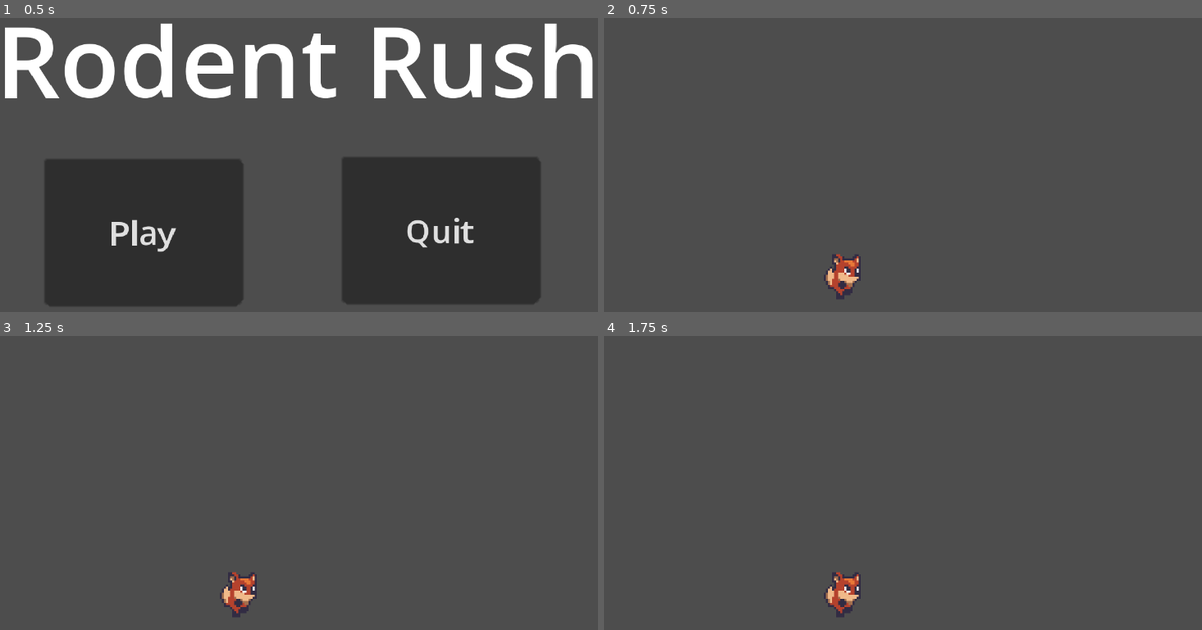
Above: before the commit, frames 1-4 (two rows, left to right).
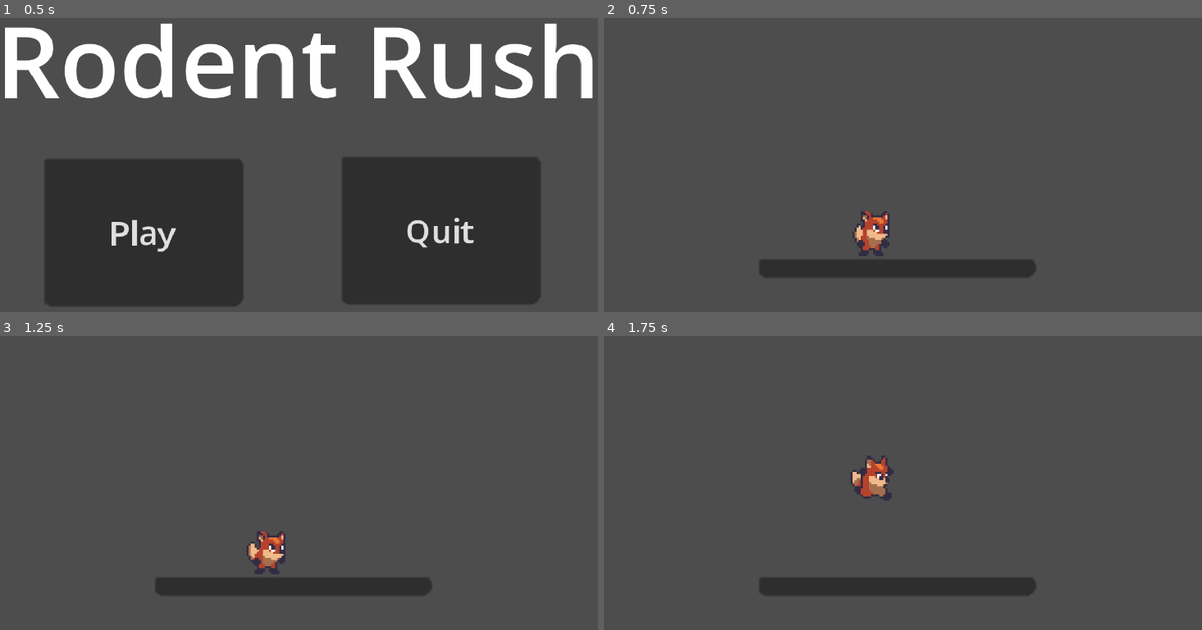
Above: after the commit, the same moments.

Repository: micahjp5158/rodent-rush
Game: Godot game, scene res://ui/main_menu/main_menu.tscn
The game is run twice, just before and just after one commit, with the same random seed, the same clock (stepped at 60 frames per second) and the same inputs.
Inputs:
- Up to frame 1 (0.5 s): no input
- Up to frame 2 (0.75 s): click "Play" at 0.5 s
- Up to frame 3 (1.25 s): no input
- Up to frame 4 (1.75 s): tap Enter at 1.25 s; hold Right (move_right, bound only before the commit) from 1.28 s (still down); tap Shift (dash, bound only after the commit) at 1.35 s; tap Up (jump, bound only before the commit) at 1.52 s; tap Space (dash, bound only before the commit) at 1.55 s

Frame 1 is identical in both runs. In frame 2, 3.7% of the frame differs, in the area x 26-73%, y 65-96%; in frame 3, 3.7%; in frame 4, 3.8%, in the area x 26-73%, y 40-96%.
Error before the commit: Invalid operands 'float' and 'Vector2' in operator '+'. (res://characters/player/scripts/player.gd:24)

Commit message:
WIP stuff
Movement, control options, world, camera WIP stuff

Diff:
--- a/rodent-rush/characters/player/scripts/player.gd
+++ b/rodent-rush/characters/player/scripts/player.gd
@@ -1,29 +1,91 @@
 extends CharacterBody2D
 
-# Character speed consts
-const MAX_SPEED = 13000
-const ACCELERATION = 1700
+const ACCELERATION = 1500
+const MAX_SPEED = 12000
+const LIMIT_SPEED_Y = 1200
+const JUMP_HEIGHT = 20000
+const MIN_JUMP_HEIGHT = 12000
+const MAX_COYOTE_TIME = 6
+const JUMP_BUFFER_TIME = 10
+const WALL_JUMP_AMOUNT = 18000
+const WALL_JUMP_TIME = 10
+const WALL_SLIDE_FACTOR = 0.8
+const WALL_HORIZONTAL_TIME = 30
+const GRAVITY = 2100
+const DASH_SPEED = 36000
+#const JUMP_HEIGHT = 64
+#const JUMP_TIME_TO_PEAK = .4
+#const JUMP_TIME_TO_DESCENT = .3
 
-# Jump consts
-const JUMP_HEIGHT = 64
-const JUMP_TIME_TO_PEAK = .4
-const JUMP_TIME_TO_DESCENT = .3
+#@onready var JUMP_VELOCITY : float = ((2.0 * JUMP_HEIGHT) / JUMP_TIME_TO_PEAK) * -1.0
+#@onready var JUMP_GRAVITY : float = ((-2.0 * JUMP_HEIGHT) / (JUMP_TIME_TO_PEAK * JUMP_TIME_TO_PEAK)) * -1.0
+#@onready var FALL_GRAVITY : float = ((-2.0 * JUMP_HEIGHT) / (JUMP_TIME_TO_DESCENT * JUMP_TIME_TO_DESCENT)) * -1.0
 
-@onready var JUMP_VELOCITY : float = ((2.0 * JUMP_HEIGHT) / JUMP_TIME_TO_PEAK) * -1.0
-@onready var JUMP_GRAVITY : float = ((-2.0 * JUMP_HEIGHT) / (JUMP_TIME_TO_PEAK * JUMP_TIME_TO_PEAK)) * -1.0
-@onready var FALL_GRAVITY : float = ((-2.0 * JUMP_HEIGHT) / (JUMP_TIME_TO_DESCENT * JUMP_TIME_TO_DESCENT)) * -1.0
+var axis = Vector2()
+
+var coyote_timer = 0
+var jump_buffer_timer = 0
+var wall_jump_timer = 0
+var wall_horizontal_timer = 0
+var dashTime = 0
+
+# Global variables
+var is_dashing = false
+var has_dashed = false
+var dash_time = 0
+var friction = false
+var canJump = false
+var wall_sliding = false
+var trail = false
+var is_grabbing = false
 
 # Nodes
 @onready var anim = get_node("AnimatedSprite2D")
 
 func _physics_process(delta):
-	# Handle horizontal velocity
-	horizontal_movement(delta)
+	if velocity.y <= LIMIT_SPEED_Y:
+		if !is_dashing:
+			velocity.y += GRAVITY * delta
 
-	# Handle veritcal velocty and jump
-	velocity.y += get_gravity() * delta
-	if Input.is_action_pressed("jump") and is_on_floor():
-		jump()
+	friction = false
+
+	get_input_axis()
+	dash(delta)
+
+	#wallSlide(delta)
+
+	#basic vertical movement mechanics
+	if wall_jump_timer > WALL_JUMP_TIME:
+		wall_jump_timer = WALL_JUMP_AMOUNT
+		if !is_dashing && !is_grabbing:
+			horizontal_movement(delta)
+	else:
+		wall_jump_timer += 1
+
+	#jumping mechanics and coyote time
+	if is_on_floor():
+		canJump = true
+		coyote_timer = 0
+	else:
+		coyote_timer += 1
+		if coyote_timer > MAX_COYOTE_TIME:
+			canJump = false
+			coyote_timer = 0
+		friction = true
+
+	jump_buffer(delta)
+
+	if Input.is_action_pressed("jump"):
+		if canJump:
+			jump(delta)
+			friction_on_air()
+		else:
+			friction_on_air()
+			jump_buffer_timer = JUMP_BUFFER_TIME #amount of frame
+
+	set_jump_height(delta)
+	jump_buffer(delta)
+
 
 	# Update animations and move
 	handle_anim()
@@ -31,46 +93,93 @@
 
 # Handle horizontal movement
 func horizontal_movement(delta):
-	var input_velocity = get_input_velocity()
-	if input_velocity == -1:
-		velocity.x = max(velocity.x - ACCELERATION * delta, -MAX_SPEED * delta)
-	elif input_velocity == 1:
-		velocity.x = min(velocity.x + ACCELERATION * delta, MAX_SPEED * delta)
+	var input_direction = get_input_direction()
+	print(input_direction)
+
+	# Air speed handling
+	if !is_on_floor() or Input.is_action_pressed("jump"):
+		if input_direction == -1:
+			velocity.x = min(get_walk_speed(delta), velocity.x)
+		elif input_direction == 1:
+			velocity.x = max(get_walk_speed(delta), velocity.x)
+
+	# Ground speed handling
 	else:
-		velocity.x = lerp(velocity.x, 0.0, 0.3)
+		velocity.x = get_walk_speed(delta)
 
-# Get input velocity / walk direction
-func get_input_velocity():
+# Get input direction
+func get_input_direction():
 	var horizontal := 0.0
-	if Input.is_action_pressed("move_left"):
+	if Input.is_action_pressed("left"):
 		horizontal -= 1.0
-	if Input.is_action_pressed("move_right"):
+	if Input.is_action_pressed("right"):
 		horizontal += 1.0
 	return horizontal
 
-# Get current gravity based on jumping / falling state
-func get_gravity():
-	if velocity.y < 0.0:
-		return JUMP_GRAVITY
+func get_input_axis():
+	axis = Vector2.ZERO
+	axis.x = int(Input.is_action_pressed("right")) - int(Input.is_action_pressed("left"))
+	axis.y = int(Input.is_action_pressed("down")) - int(Input.is_action_pressed("up"))
+	axis = axis.normalized()
+
+# Get input walk speed
+func get_walk_speed(delta):
+	var input_direction = get_input_direction()
+	if input_direction == -1:
+		return max(velocity.x - ACCELERATION * delta, -MAX_SPEED * delta)
+	elif input_direction == 1:
+		return min(velocity.x + ACCELERATION * delta, MAX_SPEED * delta)
 	else:
-		return FALL_GRAVITY
+		return  lerp(velocity.x, 0.0, 0.3)
+
+func friction_on_air():
+	if friction:
+		velocity.x = lerp(velocity.x, 0.0, 0.01)
 
 # Handles jumping
-func jump():
-	velocity.y = JUMP_VELOCITY
+func jump(delta):
+	velocity.y = -JUMP_HEIGHT * delta
+
+func jump_buffer(delta):
+	if jump_buffer_timer > 0:
+		if is_on_floor():
+			jump(delta)
+		jump_buffer_timer -= 1
+
+func set_jump_height(delta):
+	if Input.is_action_just_released("jump"):
+		if velocity.y < -MIN_JUMP_HEIGHT * delta:
+			velocity.y = -MIN_JUMP_HEIGHT * delta
+
+# Handles dashing
+func dash(delta):
+	if !has_dashed:
+		if Input.is_action_just_pressed("dash"):
+			velocity = axis * DASH_SPEED * delta
+			is_dashing = true
+			has_dashed = true
+	if is_dashing:
+		dash_time += 2
+		if dash_time >= int(0.25 * 1 / delta):
+			is_dashing = false
+			dash_time = 0
+
+	if is_on_floor() && velocity.y >= 0:
+		has_dashed = false
+
 
 # Handles updating the animation
 func handle_anim():
 	# Flip sprites horizontally if needed
-	var input_velocity = get_input_velocity()
-	if input_velocity < 0:
+	var input_direction = get_input_direction()
+	if input_direction < 0:
 		get_node("AnimatedSprite2D").flip_h = true
-	elif input_velocity > 0:
+	elif input_direction > 0:
 		get_node("AnimatedSprite2D").flip_h = false
 
 	# Select walk or idle if on the floor
 	if is_on_floor():
-		if input_velocity != 0:
+		if input_direction != 0:
 			anim.play("walk")
 		else:
 			anim.play("idle")
--- a/rodent-rush/project.godot
+++ b/rodent-rush/project.godot
@@ -28,29 +28,44 @@
 
 [input]
 
-move_left={
+left={
 "deadzone": 0.5,
-"events": [Object(InputEventKey,"resource_local_to_scene":fa …(140 unchanged characters)… d":false,"keycode":0,"physical_keycode":4194319,"key_label":0,"unicode":0,"echo":false,"script":null)
+"events": [Object(InputEventKey,"resource_local_to_scene":fa …(140 unchanged characters)… d":false,"keycode":0,"physical_keycode":65,"key_label":0,"unicode":97,"echo":false,"script":null)
+, Object(InputEventJoypadButton,"resource_local_to_scene":false,"resource_name":"","device":-1,"button_index":13,"pressure":0.0,"pressed":true,"script":null)
+, Object(InputEventJoypadMotion,"resource_local_to_scene":false,"resource_name":"","device":-1,"axis":0,"axis_value":-1.0,"script":null)
 ]
 }
-move_right={
+right={
 "deadzone": 0.5,
-"events": [Object(InputEventKey,"resource_local_to_scene":fa …(140 unchanged characters)… d":false,"keycode":0,"physical_keycode":4194321,"key_label":0,"unicode":0,"echo":false,"script":null)
+"events": [Object(InputEventKey,"resource_local_to_scene":fa …(140 unchanged characters)… d":false,"keycode":0,"physical_keycode":68,"key_label":0,"unicode":100,"echo":false,"script":null)
+, Object(InputEventJoypadButton,"resource_local_to_scene":false,"resource_name":"","device":-1,"button_index":14,"pressure":0.0,"pressed":true,"script":null)
+, Object(InputEventJoypadMotion,"resource_local_to_scene":false,"resource_name":"","device":-1,"axis":0,"axis_value":1.0,"script":null)
+]
+}
+up={
+"deadzone": 0.5,
+"events": [Object(InputEventKey,"resource_local_to_scene":false,"resource_name":"","device":-1,"window_id":0,"alt_pressed":false,"shift_pressed":false,"ctrl_pressed":false,"meta_pressed":false,"pressed":false,"keycode":0,"physical_keycode":87,"key_label":0,"unicode":119,"echo":false,"script":null)
+, Object(InputEventJoypadButton,"resource_local_to_scene":false,"resource_name":"","device":-1,"button_index":11,"pressure":0.0,"pressed":true,"script":null)
+, Object(InputEventJoypadMotion,"resource_local_to_scene":false,"resource_name":"","device":-1,"axis":1,"axis_value":-1.0,"script":null)
+]
+}
+down={
+"deadzone": 0.5,
+"events": [Object(InputEventKey,"resource_local_to_scene":false,"resource_name":"","device":-1,"window_id":0,"alt_pressed":false,"shift_pressed":false,"ctrl_pressed":false,"meta_pressed":false,"pressed":false,"keycode":0,"physical_keycode":83,"key_label":0,"unicode":115,"echo":false,"script":null)
+, Object(InputEventJoypadButton,"resource_local_to_scene":false,"resource_name":"","device":-1,"button_index":12,"pressure":0.0,"pressed":true,"script":null)
+, Object(InputEventJoypadMotion,"resource_local_to_scene":false,"resource_name":"","device":-1,"axis":1,"axis_value":1.0,"script":null)
 ]
 }
 jump={
 "deadzone": 0.5,
-"events": [Object(InputEventKey,"resource_local_to_scene":fa …(140 unchanged characters)… d":false,"keycode":0,"physical_keycode":4194320,"key_label":0,"unicode":0,"echo":false,"script":null)
-]
-}
-crouch={
-"deadzone": 0.5,
-"events": [Object(InputEventKey,"resource_local_to_scene":false,"resource_name":"","device":-1,"window_id":0,"alt_pressed":false,"shift_pressed":false,"ctrl_pressed":false,"meta_pressed":false,"pressed":false,"keycode":0,"physical_keycode":4194322,"key_label":0,"unicode":0,"echo":false,"script":null)
+"events": [Object(InputEventKey,"resource_local_to_scene":fa …(140 unchanged characters)… d":false,"keycode":0,"physical_keycode":32,"key_label":0,"unicode":32,"echo":false,"script":null)
+, Object(InputEventJoypadButton,"resource_local_to_scene":false,"resource_name":"","device":-1,"button_index":0,"pressure":0.0,"pressed":true,"script":null)
 ]
 }
 dash={
 "deadzone": 0.5,
-"events": [Object(InputEventKey,"resource_local_to_scene":fa …(140 unchanged characters)… d":false,"keycode":0,"physical_keycode":32,"key_label":0,"unicode":32,"echo":false,"script":null)
+"events": [Object(InputEventKey,"resource_local_to_scene":fa …(140 unchanged characters)… d":false,"keycode":0,"physical_keycode":4194325,"key_label":0,"unicode":0,"echo":false,"script":null)
+, Object(InputEventJoypadButton,"resource_local_to_scene":false,"resource_name":"","device":-1,"button_index":2,"pressure":0.0,"pressed":true,"script":null)
 ]
 }
 
--- a/rodent-rush/world/world.tscn
+++ b/rodent-rush/world/world.tscn
@@ -1,17 +1,86 @@
-[gd_scene load_steps=3 format=3 uid="uid://umg2fomhvxvt"]
+[gd_scene load_steps=5 format=3 uid="uid://umg2fomhvxvt"]
 
 [ext_resource type="PackedScene" uid="uid://bmvhrvjuurpuo" path="res://characters/player/player.tscn" id="1_em40i"]
 
 [sub_resource type="RectangleShape2D" id="RectangleShape2D_f0q03"]
-size = Vector2(320.25, 20)
+size = Vector2(1464.13, 20)
+
+[sub_resource type="RectangleShape2D" id="RectangleShape2D_ftyaa"]
+size = Vector2(134.125, 9)
+
+[sub_resource type="RectangleShape2D" id="RectangleShape2D_no8jb"]
+size = Vector2(18, 200)
 
 [node name="World" type="Node2D"]
 
 [node name="StaticBody2D" type="StaticBody2D" parent="."]
 
 [node name="CollisionShape2D" type="CollisionShape2D" parent="StaticBody2D"]
-position = Vector2(159.875, 170)
+position = Vector2(731.938, 190)
 shape = SubResource("RectangleShape2D_f0q03")
 
+[node name="CollisionShape2D5" type="CollisionShape2D" parent="StaticBody2D"]
+position = Vector2(164, 143)
+shape = SubResource("RectangleShape2D_ftyaa")
+
+[node name="Panel2" type="Panel" parent="StaticBody2D/CollisionShape2D5"]
+offset_left = -68.0
+offset_top = -4.0
+offset_right = 67.0
+offset_bottom = 5.0
+metadata/_edit_use_anchors_ = true
+
+[node name="CollisionShape2D6" type="CollisionShape2D" parent="StaticBody2D"]
+position = Vector2(416, 146)
+shape = SubResource("RectangleShape2D_ftyaa")
+
+[node name="Panel2" type="Panel" parent="StaticBody2D/CollisionShape2D6"]
+offset_left = -67.0
+offset_top = -4.0
+offset_right = 68.0
+offset_bottom = 5.0
+metadata/_edit_use_anchors_ = true
+
+[node name="CollisionShape2D7" type="CollisionShape2D" parent="StaticBody2D"]
+position = Vector2(668, 148)
+shape = SubResource("RectangleShape2D_ftyaa")
+
+[node name="Panel2" type="Panel" parent="StaticBody2D/CollisionShape2D7"]
+offset_left = -67.0
+offset_top = -4.0
+offset_right = 68.0
+offset_bottom = 5.0
+metadata/_edit_use_anchors_ = true
+
+[node name="CollisionShape2D8" type="CollisionShape2D" parent="StaticBody2D"]
+position = Vector2(887, 145)
+shape = SubResource("RectangleShape2D_ftyaa")
+
+[node name="Panel2" type="Panel" parent="StaticBody2D/CollisionShape2D8"]
+offset_left = -65.0
+offset_top = -4.0
+offset_right = 70.0
+offset_bottom = 5.0
+metadata/_edit_use_anchors_ = true
+
+[node name="CollisionShape2D3" type="CollisionShape2D" parent="StaticBody2D"]
+position = Vector2(733, -11)
+shape = SubResource("RectangleShape2D_f0q03")
+
+[node name="CollisionShape2D2" type="CollisionShape2D" parent="StaticBody2D"]
+position = Vector2(-9, 100)
+shape = SubResource("RectangleShape2D_no8jb")
+
+[node name="CollisionShape2D4" type="CollisionShape2D" parent="StaticBody2D"]
+position = Vector2(1061, 89)
+shape = SubResource("RectangleShape2D_no8jb")
+
 [node name="CharacterBody2D" parent="." instance=ExtResource("1_em40i")]
-position = Vector2(138, 159)
+position = Vector2(152, 121)
+
+[node name="Camera2D2" type="Camera2D" parent="CharacterBody2D"]
+limit_left = 0
+limit_top = 0
+limit_right = 1052
+limit_bottom = 180
+editor_draw_limits = true
